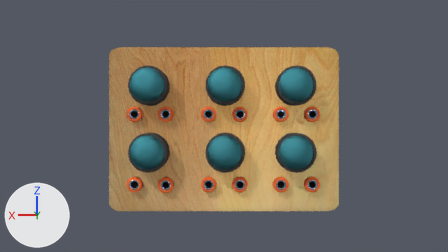
The Blender file SecuenciaLabSimulator/Assets/Prefabs/9.blend as it was, and as the next commit left it.
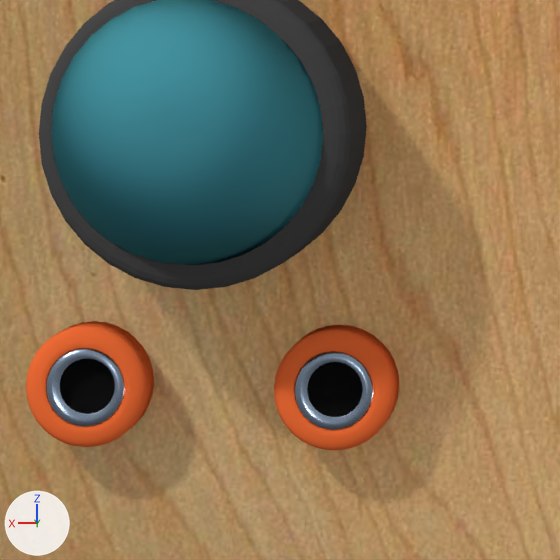
The first picture shows the older version from the file's camera 'Camera'. The close-ups show both versions on the part from 28% to 43% of the width and 54% to 82% of the height of that picture; other places that the commit changed are outside them. Every picture has the same lights, and +X, +Y and +Z are marked at lower left.

The first close-up shows 'BaseModulo_9', 'EntradaPlugAnaranjado7', 'EntradaPlugAnaranjado8', 'FocoCircularAzul4', 'ProtectorCircularFocoAzul4'.
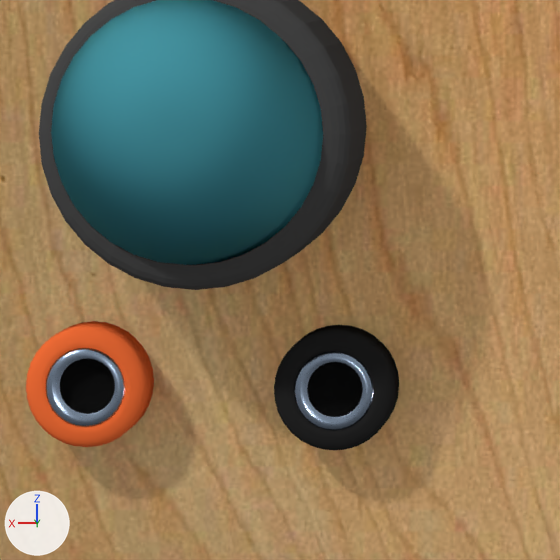
The edits, one by one:
Material 'EnchufesObscuros' (mat_enchufesobscuros) is new.
Its base color is (0.0203, 0.0203, 0.0203) (black #272727).
me_cylinder_013 has 416 vertices, 386 faces and spans x -1.0..1.0, y -1.0..1.01, z -1.0..1.1.
me_cylinder_013 is used by ob_entradapluganaranjado8; parent ob_protectorcircularfocoazul4; location (1.757, 0.232, 1.489); rotation (-1.571, 0.0, 0.0), in degrees (-90, 0, 0); scale (0.231, 0.231, 0.0951).
me_cylinder_013 part 1: all 225 faces that had it switch from mat_enchufesanaranjados (orange #ff733a) to mat_enchufesobscuros (black #272727).
Object 'EntradaPlugAnaranjado7' (ob_entradapluganaranjado7) moves from (2.703, 0.232, 1.502) to (1.757, 0.232, 3.625).
Object 'EntradaPlugAnaranjado4' (ob_entradapluganaranjado4) moves from (-0.481, 0.232, 3.625) to (2.703, 0.232, 1.502).

Boxes (x1, y1, x2, y2) around the edits, measured in the close-ups (560 x 560 px):
'EntradaPlugAnaranjado4', moved (not visible before)
    after: (26, 321, 154, 447)
'EntradaPlugAnaranjado7', moved (not visible afterwards)
    before: (26, 321, 154, 447)
part 1 of me_cylinder_013, recoloured (orange to black)
    both: (274, 325, 399, 451)
